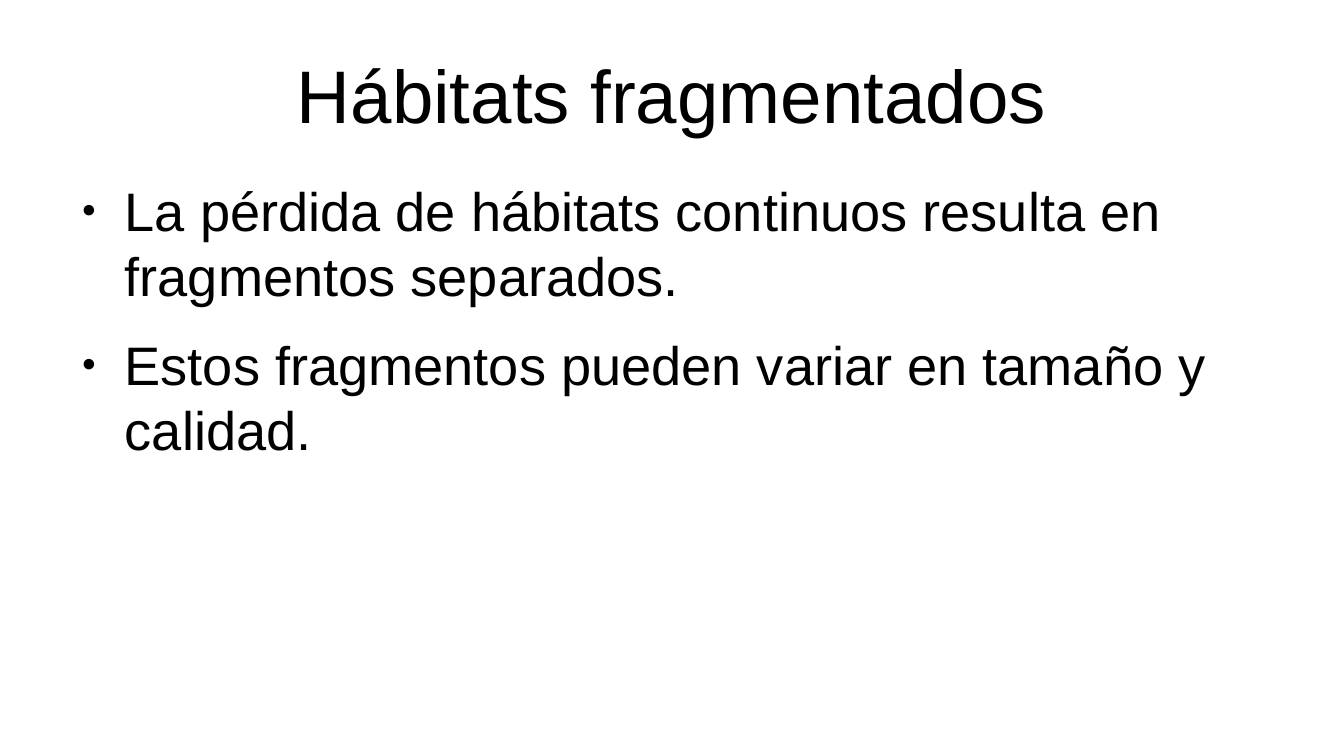
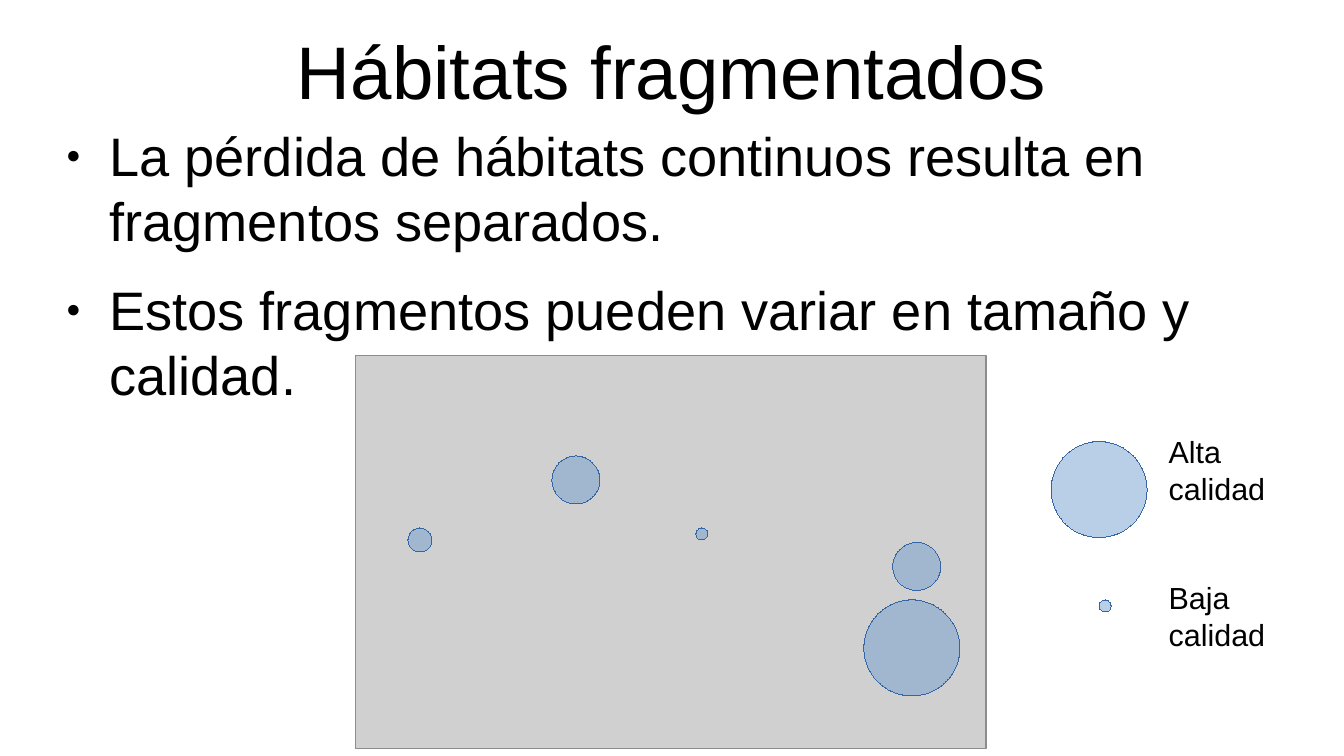
Before and after one commit to gerardommc/Ecologia-Teorica, a slide deck: slide 4 of Metapoblaciones.odp. Drawn at 1344x756 pixels with LibreOffice and Linux fonts; fonts in the diff are those of the drawing; grey boxes stand for pictures. Boxes give left, top, right and bottom in pixels: in the first picture for what was removed or moved away, otherwise in the second. Text is boxed around its words. In the diff, an @@ line names an element or a change of style, - is before the commit and + after.

```diff
--- a/Metapoblaciones.odp
+++ b/Metapoblaciones.odp
@@ title "Hábitats fragmentados": place and size @@
-title "Hábitats fragmentados" at (297, 68, 1046, 137)
+title "Hábitats fragmentados" at (297, 44, 1046, 113)
@@ text "La pérdida de hábitats continuos ...": place and size @@
-text "La pérdida de hábitats continuos ..." at (125, 191, 1205, 451)
+text "La pérdida de hábitats continuos ..." at (109, 136, 1190, 396)
@@ picture added at (355, 356, 985, 749) @@
@@ ellipse added at (1051, 441, 1148, 538), fill #729FCF at 49% opacity, outline #3465A4 0 pt @@
@@ text added at (1169, 441, 1266, 647), 18 pt, text #000000 @@
+Alta calidad
+Baja calidad
@@ ellipse added at (552, 456, 600, 504), fill #729FCF at 49% opacity, outline #3465A4 0 pt @@
@@ ellipse added at (409, 528, 433, 552), fill #729FCF at 50% opacity, outline #3465A4 0 pt @@
@@ ellipse added at (696, 528, 709, 540), fill #729FCF at 49% opacity, outline #3465A4 0 pt @@
@@ ellipse added at (893, 543, 940, 590), fill #729FCF at 49% opacity, outline #3465A4 0 pt @@
@@ ellipse added at (865, 600, 961, 696), fill #729FCF at 49% opacity, outline #3465A4 0 pt @@
@@ ellipse added at (1100, 600, 1112, 612), fill #729FCF at 49% opacity, outline #3465A4 0 pt @@
```
Also in this commit, not shown: 9 other slides changed, 20 other files.
